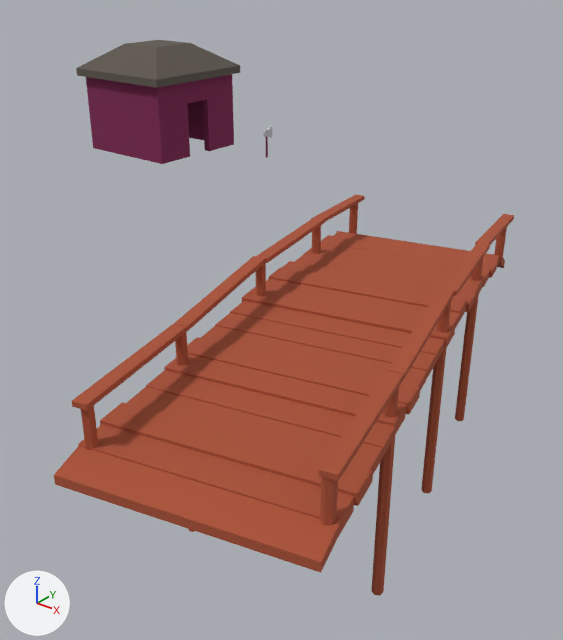
Before and after pictures for a commit that changed the glTF model resources/models/fbx/extras.glb.
Before and after are seen from a 50 mm camera at (-9.6, 12.5, 9.4) aimed at (-26.0, 33.0, -3.3). Arrows for +X, +Y and +Z are at lower left; the lights stay in place. The picture after the commit comes second. Where no turn or scale is listed for an object, it has been applied to the vertices.

Names of what the first picture shows: 'Bridge', 'SmallCabin' and 1 more.
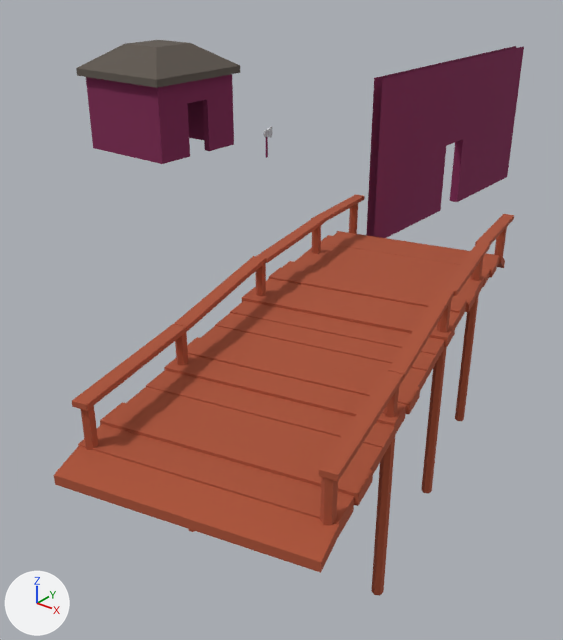
Diff of the bpy script that builds the scene:
```diff
--- a/resources/models/fbx/extras.glb.py
+++ b/resources/models/fbx/extras.glb.py
@@ me_yourowndoorwall @@
+me_yourowndoorwall.from_pydata([(-0.17, -0.7, 0.0), (-0.17, 0.7, 0.0), (-0.17, 5.63, 5.68), (-0.17, -5.61, 5.68), (0.17, 0.7, 0.0), (0.17, -5.65, 5.68), (0.17, -0.7, 0.0), (0.17, 5.65, 5.68), (0.17, 0.7, 2.6), (0.17, -0.7, 2.6), (-0.17, 0.7, 2.61), (-0.17, -0.7, 2.61), (-0.17, -5.61, 0.0), (-0.17, 5.63, 0.0), (0.17, 5.65, 0.0), (0.17, -5.65, 0.0)], [], [(8, 9, 11), (8, 11, 10), (12, 11, 0), (14, 7, 8), (8, 7, 5), (8, 5, 9), (14, 8, 4), (4, 8, 10), (4, 10, 1), (3, 11, 12), (3, 2, 10), (3, 10, 11), (9, 6, 0), (9, 0, 11), (10, 13, 1), (2, 13, 10), (9, 5, 15), (6, 9, 15)])
+me_yourowndoorwall.materials.append(mat_ceil)  # red #7e2553
@@ ob_yourowndoorwall @@
+ob_yourowndoorwall = bpy.data.objects.new('YourOwnDoorWall', me_yourowndoorwall)
+ob_yourowndoorwall.location = (-23.55, 40.63, -0.26)
```

What differs and where, as boxes (x1, y1, x2, y2) in the pictures (563 x 640 px):
'YourOwnDoorWall', added (red): after (366, 46, 524, 238)
